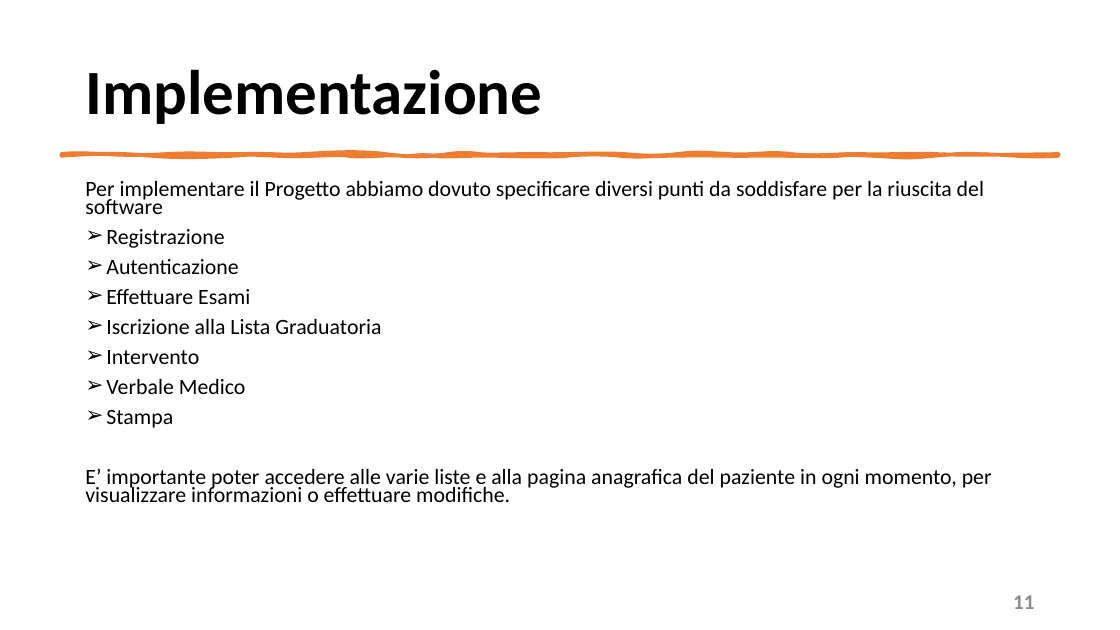
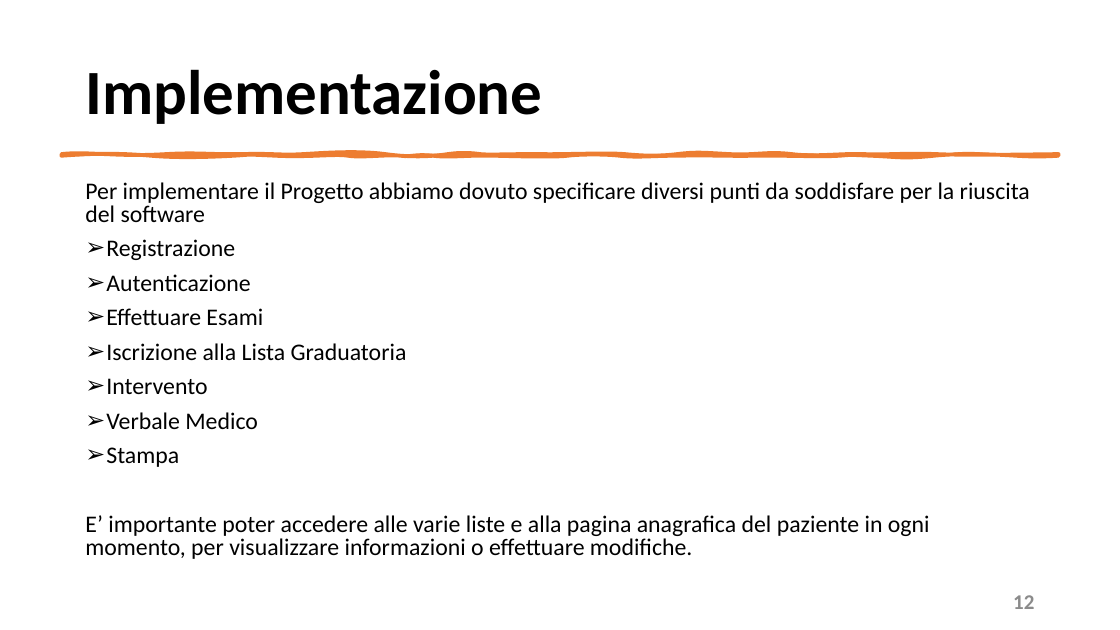
Before and after one commit to mangilimatteo/Progetto_Ingegneria_Software_Cattaneo_Mangili_Saini, a slide deck: slide 12 of Presentazione_Progetto.pptx (slide 11 before the commit). Drawn at 1120x630 pixels with LibreOffice and Linux fonts; fonts in the diff are those of the drawing. Boxes give left, top, right and bottom in pixels: in the first picture for what was removed or moved away, otherwise in the second. Text is boxed around its words. In the diff, an @@ line names an element or a change of style, - is before the commit and + after.

```diff
--- a/Presentazione_Progetto.pptx
+++ b/Presentazione_Progetto.pptx
@@ text "Per implementare il Progetto abbiamo ..." at [85,182,1030,559]: size 18.7 to 20.4 pt; line spacing 0.7 to 0.8 @@
@@ page number at [1013,595,1034,609]: text changed @@
-11
+12
```
Also in this commit, not shown: 6 other slides changed, 1 slide added.
